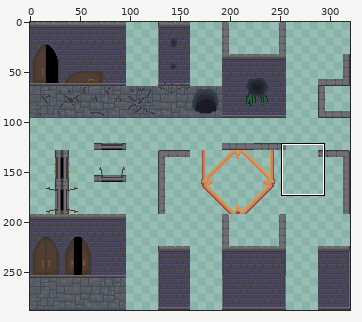
Edited in one commit: sprite sheet (assets/Level Design Blocks.png). Above, an overview of the earlier version with the close-up marked.
Close-up. Before the commit:
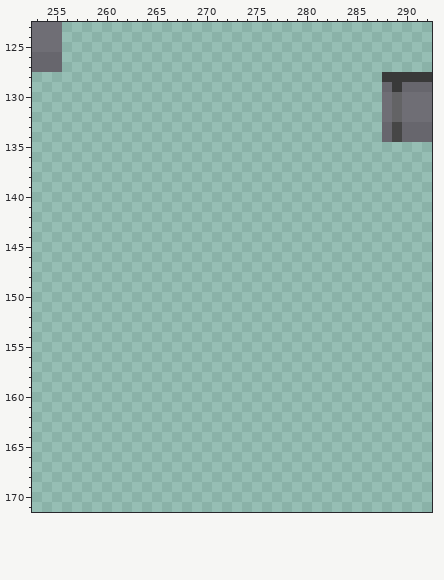
The file is 320x288 pixels. Pixels under 10% opacity are left out. Colours within 5 levels of each other are drawn and written as one. Shown: x 253..292, y 123..171.
After the commit:
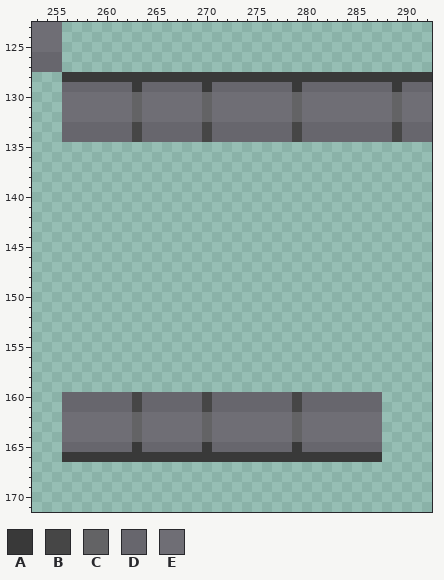
Palette (. is transparent): A #393939  B #464646  C #636365  D #67666d  E #6f6e75
The exact change:
y 128: x 256..287 ................................ -> AAAAAAAAAAAAAAAAAAAAAAAAAAAAAAAA
y 129: x 256..287 ................................ -> DDDDDDDADDDDDDADDDDDDDDADDDDDDDD
y 130..132: x 256..287 ................................ -> EEEEEEECEEEEEECEEEEEEEECEEEEEEEE
y 133..134: x 256..287 ................................ -> DDDDDDDBDDDDDDBDDDDDDDDBDDDDDDDD
y 160..161: x 256..287 ................................ -> DDDDDDDBDDDDDDBDDDDDDDDBDDDDDDDD
y 162..164: x 256..287 ................................ -> EEEEEEECEEEEEECEEEEEEEECEEEEEEEE
y 165: x 256..287 ................................ -> DDDDDDDADDDDDDADDDDDDDDADDDDDDDD
y 166: x 256..287 ................................ -> AAAAAAAAAAAAAAAAAAAAAAAAAAAAAAAA
Pixel boxes of the changes (left, top, right, bottom) in both close-ups:
added: (62, 72, 382, 142)
added: (62, 392, 382, 462)
